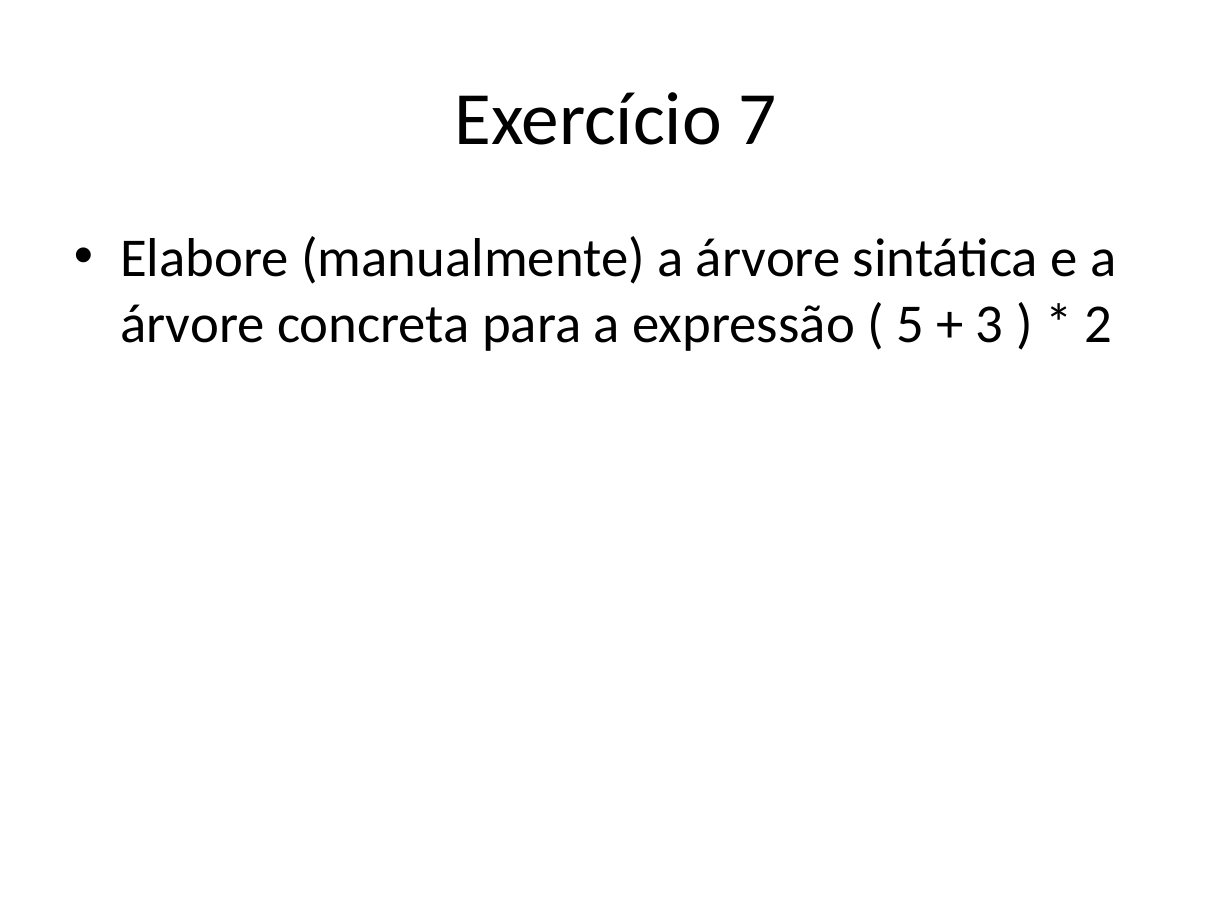
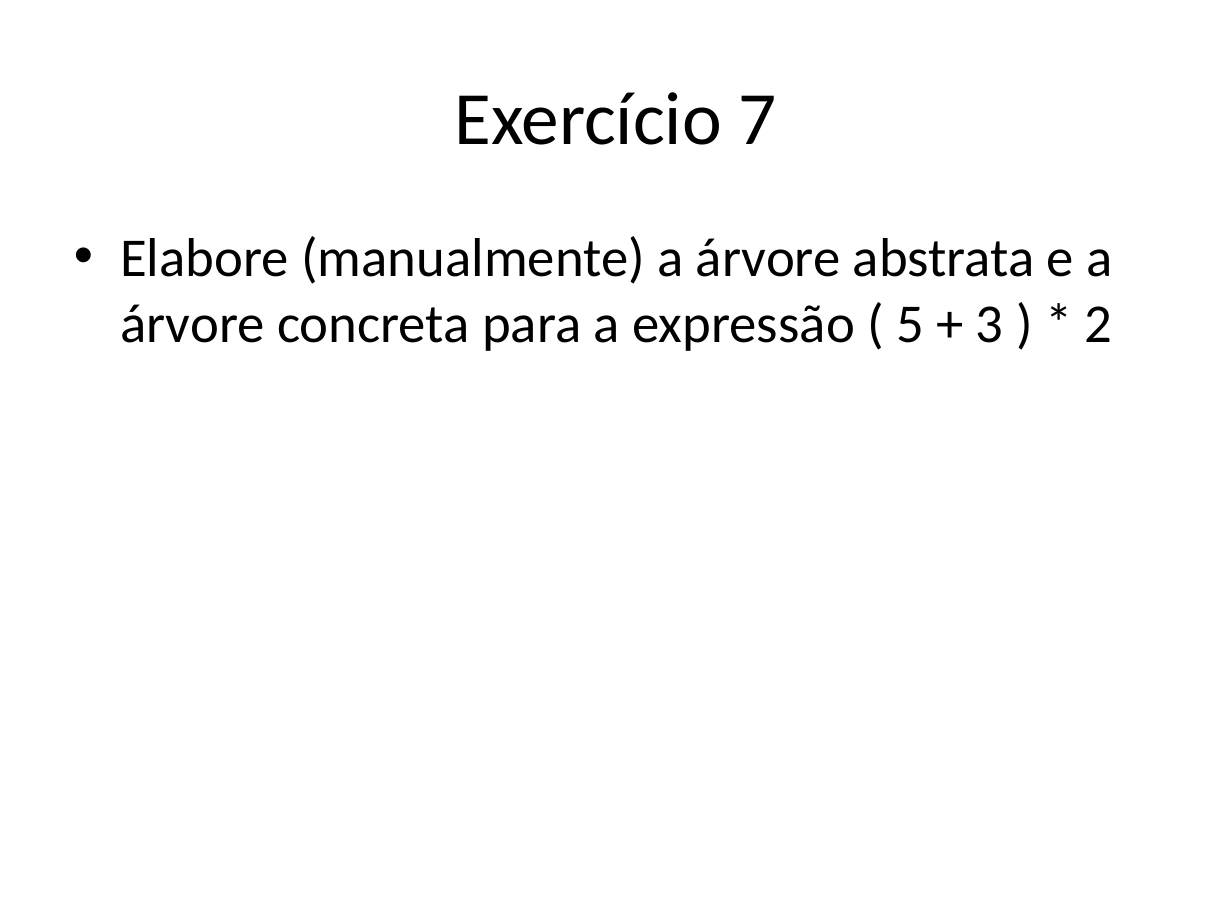
Before and after one commit to damorim/compilers-cin, a slide deck: slide 56 of slides-aulas/conceitos-basicos.pptx. Drawn at 1232x924 pixels with LibreOffice and Linux fonts; fonts in the diff are those of the drawing. Boxes give left, top, right and bottom in pixels: in the first picture for what was removed or moved away, otherwise in the second. Text is boxed around its words. In the diff, an @@ line names an element or a change of style, - is before the commit and + after.

```diff
--- a/slides-aulas/conceitos-basicos.pptx
+++ b/slides-aulas/conceitos-basicos.pptx
@@ text at <box>120,236,1113,351</box>: text changed @@
-• Elabore (manualmente) a árvore sintática e a árvore concreta para a expressão ( 5 + 3 ) * 2
+• Elabore (manualmente) a árvore abstrata e a árvore concreta para a expressão ( 5 + 3 ) * 2
```
Also in this commit, not shown: 5 other slides changed, 2 slides added.
